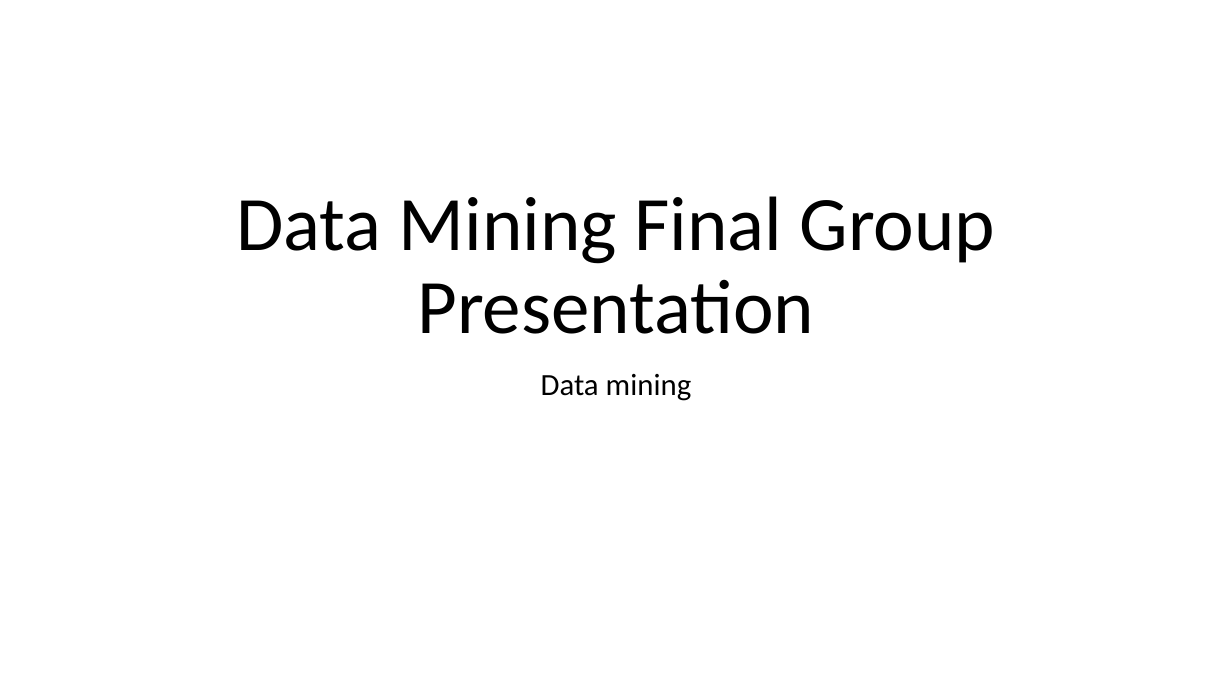
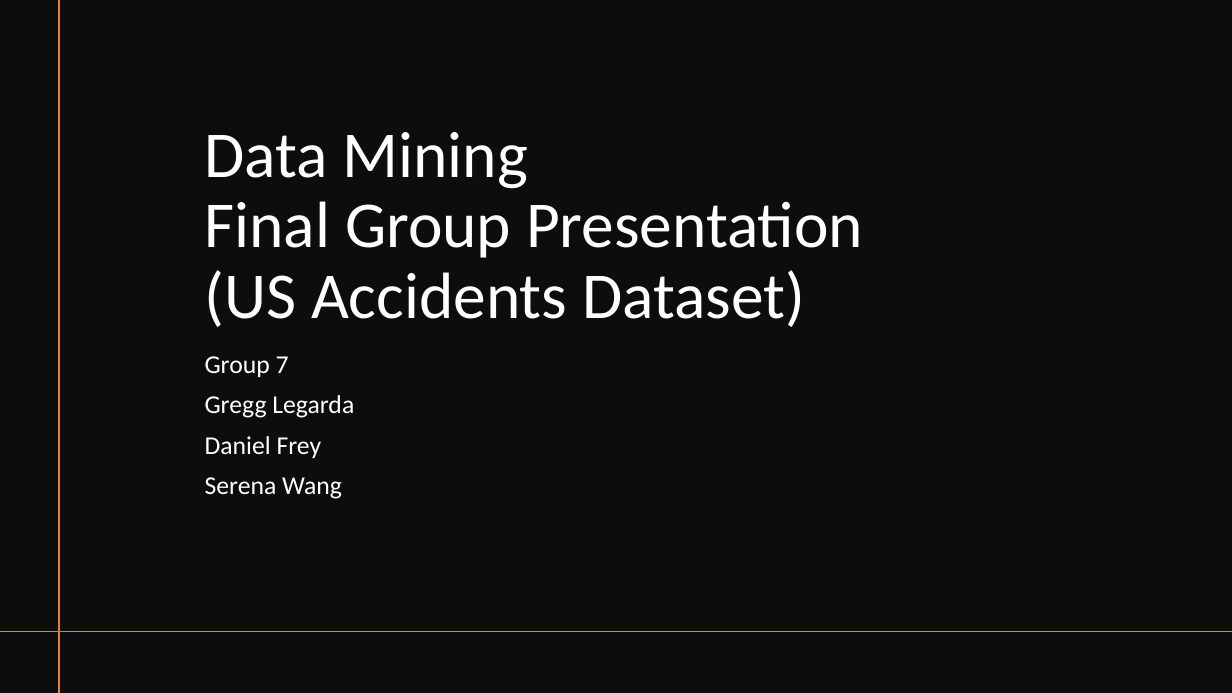
Before and after one commit to gregglegarda/Data-Analysis-and-Visualization-Tool, a slide deck: slide 1 of Final-Group-Presentation/Sample Final Group Presentation(Sve it as PDF).pptx. Drawn at 1232x693 pixels with LibreOffice and Linux fonts; fonts in the diff are those of the drawing. Boxes give left, top, right and bottom in pixels: in the first picture for what was removed or moved away, otherwise in the second. Text is boxed around its words. In the diff, an @@ line names an element or a change of style, - is before the commit and + after.

Commit message:
Presentation PDF Created

```diff
--- a/Final-Group-Presentation/Sample Final Group Presentation(Sve it as PDF).pptx
+++ b/Final-Group-Presentation/Sample Final Group Presentation(Sve it as PDF).pptx
@@ rectangle added at (0,0,1232,693), fill #0D0D0D @@
@@ line added from (59, 0) to (59, 693), #ED7D31 1 pt @@
@@ title at (205,132,863,327): text changed; size 60 to 51 pt; text colour #000000 to #FFFFFF @@
-Data Mining Final Group Presentation
+Data Mining
+Final Group Presentation
+(US Accidents Dataset)
@@ subtitle at (205,356,354,499): text changed; size 24 to 20 pt; text colour #000000 to #FFFFFF @@
-Data mining
+Group 7
+Gregg Legarda
+Daniel Frey
+Serena Wang
@@ line added from (1232, 632) to (0, 632), #ED7D31 1 pt @@
```
Also in this commit, not shown: 5 slides added.
